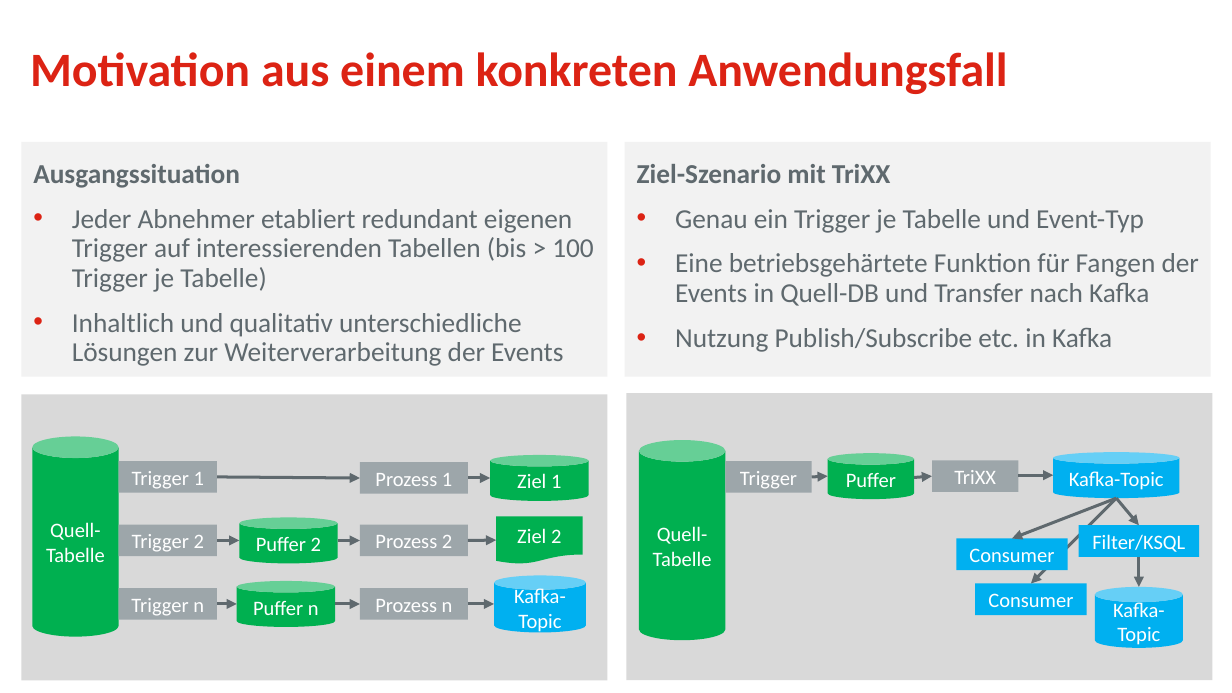
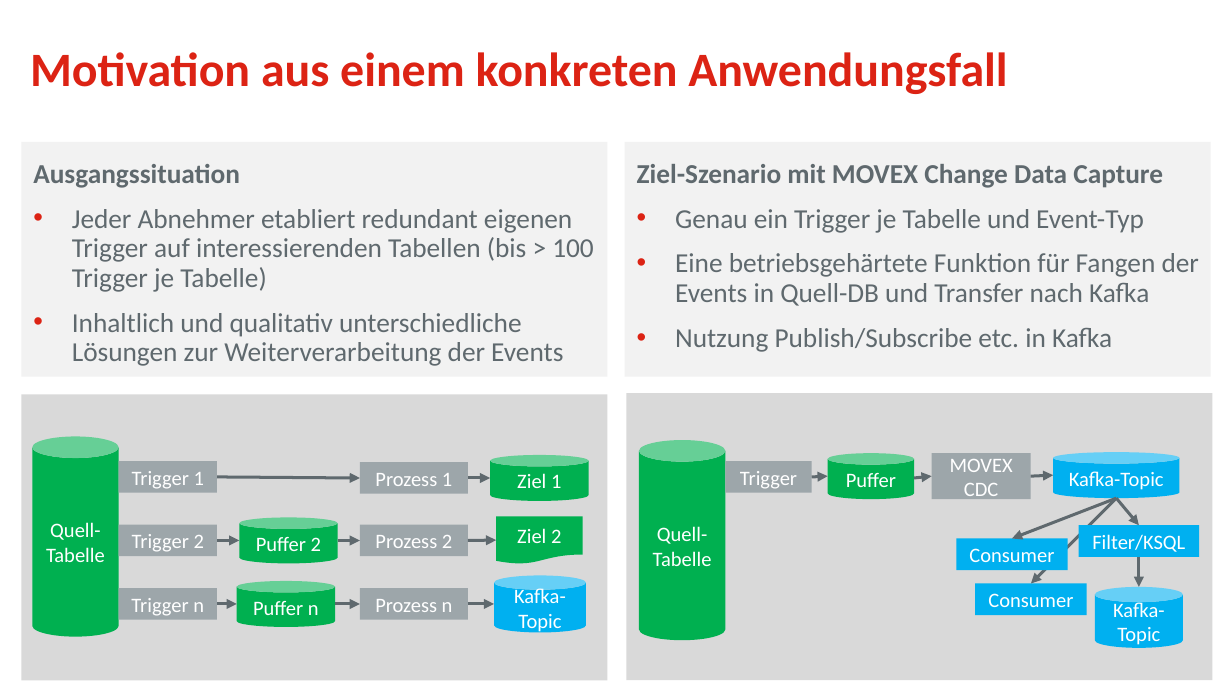
Before and after one commit to osp-ottogroup/movex-cdc, a slide deck: slide 5 of doc/2021-12_TriXX_IT-Tage.pptx. Drawn at 1232x693 pixels with LibreOffice and Linux fonts; fonts in the diff are those of the drawing; background and template pictures are left out. Boxes give left, top, right and bottom in pixels: in the first picture for what was removed or moved away, otherwise in the second. Text is boxed around its words. In the diff, an @@ line names an element or a change of style, - is before the commit and + after.

```diff
--- a/doc/2021-12_TriXX_IT-Tage.pptx
+++ b/doc/2021-12_TriXX_IT-Tage.pptx
@@ text in rectangle at (637,164,1163,188): text changed @@
-Ziel-Szenario mit TriXX
+Ziel-Szenario mit MOVEX Change Data Capture
@@ rectangle "MOVEX": place and size @@
-rectangle "MOVEX" at (931,461,1018,493)
+rectangle "MOVEX" at (931,453,1030,499)
@@ text in rectangle at (950,459,1013,502): text changed @@
-TriXX
+MOVEX
+CDC
@@ arrow moved from (1019, 476) - (1053, 476) to (1031, 477) - (1053, 476) @@
```
Also in this commit, not shown: 11 other slides changed, 4 other files.
